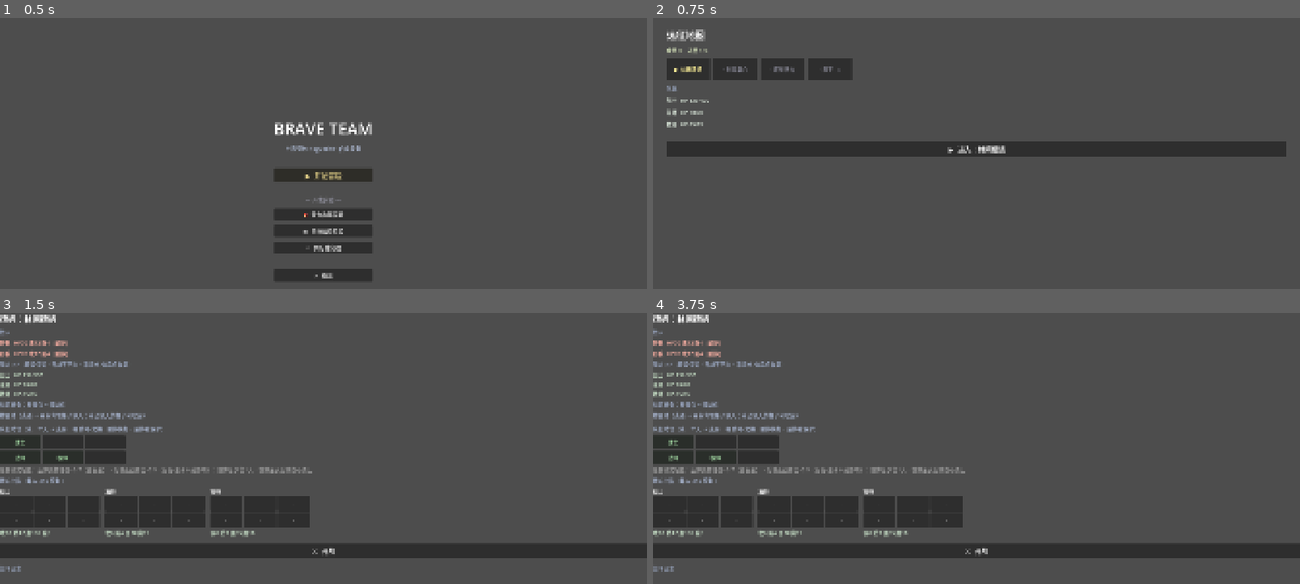
Above: before the commit, frames 1-4 (two rows, left to right).
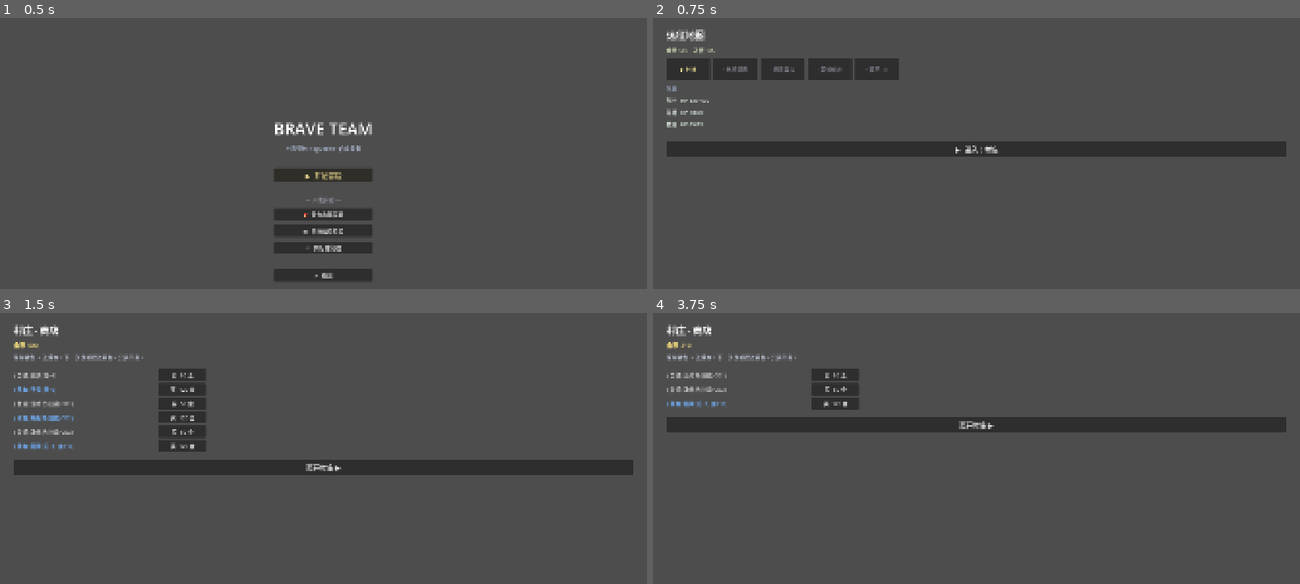
Above: after the commit, the same moments.

Repository: liyang29/Brave-Team
Game: Godot game, scene res://scenes/ui/TitleScreen.tscn
Same seed, same stepped clock (60 frames per second), same inputs: the game is played once before the commit and once after it.
Inputs (mouse positions are in pixels of both pictures, inside the frame that each line leads up to):
- Up to frame 1 (0.5 s): no input
- Up to frame 2 (0.75 s): click "▶ 开始冒险" at 0.5 s
- Up to frame 3 (1.5 s): click "▶ 进入：林间遭遇" (after the commit: "▶ 进入：村庄") at 1.25 s
- Up to frame 4 (3.75 s): click (834, 375) at 2 s, where only the run after the commit has a clickable "买 50 金"; click (834, 375) at 2.75 s, where only the run after the commit has a clickable "买 120 金"; click (834, 388) at 3.5 s, where only the run after the commit has a clickable "买 120 金"

Frame 1 is identical in both runs. In frame 2, 0.9% of the frame differs, in the area x 3-55%, y 10-50%; in frame 3, 21%, in the area x 0-100%, y 0-96%; in frame 4, 21%.

Commit message:
feat(shop): 开局村庄商店 + 起步金币500，破解空背包首战死锁
- 新增节点类型 shop：地图第0节点=村庄，RunManager 加 SHOP 状态/buy_item/leave_shop/shop_stock
- LootTable 加 rarity 定价（50/120/250）；进店按 rarity 随机上货 6 件
- 新增 Shop 场景（只买不卖）；RunMap 按节点类型路由到商店/遭遇
- 起步金币 START_GOLD=500；去掉 Encounter "必须摆装备才能开战" 限制（允许裸打）
- 测试 102/102 绿（商店进货/购买/扣钱/离开 + 定价用例）

Co-Authored-By: Claude Opus 4.8 <noreply@anthropic.com>

Diff:
--- /dev/null
+++ b/scenes/run/Shop.tscn
@@ -0,0 +1,10 @@
+[gd_scene load_steps=2 format=3]
+
+[ext_resource type="Script" path="res://scripts/ui/ShopScreen.gd" id="1"]
+
+[node name="Shop" type="Control"]
+layout_mode = 3
+anchors_preset = 15
+anchor_right = 1.0
+anchor_bottom = 1.0
+script = ExtResource("1")
--- a/scripts/autoload/RunManager.gd
+++ b/scripts/autoload/RunManager.gd
@@ -17,7 +17,10 @@
 
 const LootTable = preload("res://scripts/systems/LootTable.gd")
 
-enum State { NONE, MAP, ENCOUNTER, DRAFT, VICTORY, GAME_OVER }
+enum State { NONE, MAP, ENCOUNTER, DRAFT, SHOP, VICTORY, GAME_OVER }
+
+const START_GOLD := 500
+const SHOP_STOCK_SIZE := 6
 
 var state: int = State.NONE
 var party: Array = []        # Array[Hero]，整局复用，HP 累积
@@ -40,6 +43,8 @@
 
 # pending_draft：上一场非 boss 胜利抽出的待选战利品（item_id 数组），Draft 界面读它。
 var pending_draft: Array = []
+# shop_stock：当前商店在售物品（item_id 数组，买一件移除一件），进商店时生成。
+var shop_stock: Array = []
 
 
 # ── 跑局生命周期 ──────────────────────────────────────────────────────────────
@@ -47,10 +52,11 @@
 func start_run() -> void:
 	roster = _make_starter_roster()
 	party = roster.map(func(e): return e["hero"])   # 英雄列表视图（向后兼容）
-	owned_items = {}                                 # 空背包起手，靠战利品积累
+	owned_items = {}                                 # 空背包起手，靠商店/战利品积累
 	squad_slots = _default_formation()
 	pending_draft = []
-	gold = 0
+	shop_stock = []
+	gold = START_GOLD                                # 起步金币，开局村庄商店采购
 	depth = 0
 	nodes = _build_map()
 	last_result = null
@@ -67,9 +73,38 @@
 	return party.filter(func(h): return h.is_alive())
 
 
-## 进入当前节点的遭遇
+## 进入当前节点：村庄 → 商店；其它 → 遭遇。
 func enter_current_node() -> void:
-	_set_state(State.ENCOUNTER)
+	if current_node().get("type", "") == "shop":
+		shop_stock = LootTable.draw_draft(SHOP_STOCK_SIZE)   # 按 rarity 随机上货
+		_set_state(State.SHOP)
+	else:
+		_set_state(State.ENCOUNTER)
+
+
+## 商店购买：金币够且在售 → 扣钱、入库、下架。返回是否成功。
+func buy_item(item_id: String) -> bool:
+	if not (item_id in shop_stock):
+		return false
+	var cost: int = LootTable.price(item_id)
+	if gold < cost:
+		return false
+	gold -= cost
+	gold_changed.emit(gold)
+	shop_stock.erase(item_id)
+	owned_items[item_id] = int(owned_items.get(item_id, 0)) + 1
+	return true
+
+
+## 离开商店 → 前进到下一节点（商店不会是最后一个节点）。
+func leave_shop() -> void:
+	shop_stock = []
+	depth += 1
+	depth_changed.emit(depth)
+	if depth >= nodes.size():
+		_set_state(State.VICTORY)
+	else:
+		_set_state(State.MAP)
 
 
 ## 遭遇结束回报：
@@ -164,6 +199,7 @@
 
 func _build_map() -> Array:
 	return [
+		_node("shop", "村庄", [], 0),
 		_node("battle", "林间遭遇", [_e("野狼", 70, 12, 4, 9), _e("野狼", 70, 12, 4, 9)], 20),
 		_node("battle", "剧毒巢穴", [_e("毒虫", 55, 11, 3, 11, "back", true), _e("石卫", 120, 13, 9, 6)], 25),
 		_node("battle", "废墟伏击", [_e("强盗", 95, 15, 6, 10), _e("游侠", 70, 14, 5, 12, "back", true)], 30),
--- a/scripts/systems/LootTable.gd
+++ b/scripts/systems/LootTable.gd
@@ -17,6 +17,22 @@
 	"rare": 27,
 	"epic": 8,
 }
+
+# 商店售价（按 rarity）。
+const RARITY_PRICES: Dictionary = {
+	"common": 50,
+	"rare": 120,
+	"epic": 250,
+}
+
+
+## 物品稀有度（未知当 common）
+static func rarity_of(item_id: String) -> String:
+	return Backpack.ITEMS.get(item_id, {}).get("rarity", "common")
+
+## 物品售价（按 rarity）
+static func price(item_id: String) -> int:
+	return int(RARITY_PRICES.get(rarity_of(item_id), RARITY_PRICES["common"]))
 
 
 ## 按 rarity 权重抽 count 件不重复物品，返回 item_id 数组（池不够时尽量多给）。
--- a/scripts/ui/Encounter.gd
+++ b/scripts/ui/Encounter.gd
@@ -95,9 +95,7 @@
 
 
 func _on_fight() -> void:
-	if not _prep.any_item_placed():
-		_result_label.text = "[color=red]先给队伍摆点装备再开战。[/color]"
-		return
+	# 允许裸打（不强制摆装备）；仅保留"前排至少留 1 人"的世界树规则
 	if not _prep.has_front_row():
 		_result_label.text = "[color=red]前排至少留 1 人（不能全员躲后排）。[/color]"
 		return
--- a/scripts/ui/RunMap.gd
+++ b/scripts/ui/RunMap.gd
@@ -6,6 +6,7 @@
 # ─────────────────────────────────────────────────────────────────────────────
 
 const SCENE_ENCOUNTER := "res://scenes/run/Encounter.tscn"
+const SCENE_SHOP := "res://scenes/run/Shop.tscn"
 const SCENE_TITLE := "res://scenes/ui/TitleScreen.tscn"
 
 func _ready() -> void:
@@ -76,7 +77,9 @@
 	enter.add_theme_font_size_override("font_size", 20)
 	enter.pressed.connect(func():
 		RunManager.enter_current_node()
-		get_tree().change_scene_to_file(SCENE_ENCOUNTER))
+		# 村庄 → 商店；其它 → 遭遇
+		var next := SCENE_SHOP if node.get("type") == "shop" else SCENE_ENCOUNTER
+		get_tree().change_scene_to_file(next))
 	root.add_child(enter)
 
 
--- /dev/null
+++ b/scripts/ui/ShopScreen.gd
@@ -0,0 +1,107 @@
+extends Control
+
+# ─────────────────────────────────────────────────────────────────────────────
+# ShopScreen — 村庄商店（只买不卖）
+# 读 RunManager.shop_stock（进店时按 rarity 随机上的 6 件）→ 花金币买进库存 →
+# 离开 → RunManager.leave_shop 前进到下一节点。
+# ─────────────────────────────────────────────────────────────────────────────
+
+const SCENE_MAP := "res://scenes/run/RunMap.tscn"
+const Backpack = preload("res://scripts/experiments/BackpackModel.gd")
+const LootTable = preload("res://scripts/systems/LootTable.gd")
+
+const RARITY_ZH := { "common": "普通", "rare": "稀有", "epic": "史诗" }
+const RARITY_COLOR := {
+	"common": Color(0.8, 0.8, 0.8),
+	"rare": Color(0.45, 0.7, 1.0),
+	"epic": Color(0.85, 0.55, 1.0),
+}
+
+var _gold_label: Label
+var _stock_box: VBoxContainer
+
+
+func _ready() -> void:
+	var root := VBoxContainer.new()
+	root.set_anchors_preset(Control.PRESET_FULL_RECT)
+	root.add_theme_constant_override("separation", 10)
+	root.offset_left = 40; root.offset_top = 30; root.offset_right = -40; root.offset_bottom = -30
+	add_child(root)
+
+	var title := Label.new()
+	title.text = "村庄 · 商店"
+	title.add_theme_font_size_override("font_size", 28)
+	root.add_child(title)
+
+	_gold_label = Label.new()
+	_gold_label.add_theme_font_size_override("font_size", 18)
+	_gold_label.modulate = Color(1.0, 0.9, 0.5)
+	root.add_child(_gold_label)
+
+	var hint := Label.new()
+	hint.text = "采购装备 → 进库存，下一关战前摆进背包。只买不卖。"
+	hint.modulate = Color(0.75, 0.78, 0.85)
+	root.add_child(hint)
+
+	root.add_child(HSeparator.new())
+
+	_stock_box = VBoxContainer.new()
+	_stock_box.add_theme_constant_override("separation", 6)
+	root.add_child(_stock_box)
+
+	root.add_child(HSeparator.new())
+
+	var leave := Button.new()
+	leave.text = "离开村庄 ▶"
+	leave.custom_minimum_size = Vector2(200, 44)
+	leave.add_theme_font_size_override("font_size", 20)
+	leave.pressed.connect(func():
+		RunManager.leave_shop()
+		get_tree().change_scene_to_file(SCENE_MAP))
+	root.add_child(leave)
+
+	_refresh()
+
+
+func _refresh() -> void:
+	_gold_label.text = "金币 %d" % RunManager.gold
+	for c in _stock_box.get_children():
+		_stock_box.remove_child(c)
+		c.free()
+	if RunManager.shop_stock.is_empty():
+		var sold := Label.new()
+		sold.text = "（已售空）"
+		sold.modulate = Color(0.55, 0.55, 0.55)
+		_stock_box.add_child(sold)
+		return
+	for item_id in RunManager.shop_stock:
+		_stock_box.add_child(_make_row(item_id))
+
+
+func _make_row(item_id: String) -> Control:
+	var it: Dictionary = Backpack.ITEMS.get(item_id, {})
+	var rarity: String = it.get("rarity", "common")
+	var cost: int = LootTable.price(item_id)
+
+	var row := HBoxContainer.new()
+	row.add_theme_constant_override("separation", 12)
+
+	var desc := Label.new()
+	desc.custom_minimum_size = Vector2(420, 0)
+	desc.text = "【%s】%s" % [RARITY_ZH.get(rarity, rarity), Backpack.item_desc(item_id)]
+	desc.modulate = RARITY_COLOR.get(rarity, Color.WHITE)
+	row.add_child(desc)
+
+	var buy := Button.new()
+	buy.custom_minimum_size = Vector2(140, 36)
+	buy.text = "买  %d 金" % cost
+	buy.disabled = RunManager.gold < cost
+	buy.pressed.connect(_on_buy.bind(item_id))
+	row.add_child(buy)
+
+	return row
+
+
+func _on_buy(item_id: String) -> void:
+	RunManager.buy_item(item_id)
+	_refresh()
--- a/tests/test_loot_table.gd
+++ b/tests/test_loot_table.gd
@@ -29,6 +29,12 @@
 	assert_eq(huge.size(), Backpack.ITEMS.size(), "要的比池大 → 最多给满整池且不重复")
 
 
+func test_price_by_rarity() -> void:
+	assert_eq(LootTable.price("iron_sword"), 50, "普通=50")
+	assert_eq(LootTable.price("longsword"), 120, "稀有=120")
+	assert_eq(LootTable.price("crit_gem"), 250, "史诗=250")
+
+
 func test_weighting_favors_common_over_epic() -> void:
 	# 统计大量单抽，普通应明显多于史诗（概率性，给足样本 + 宽松阈值）
 	var common := 0
--- a/tests/test_run_manager.gd
+++ b/tests/test_run_manager.gd
@@ -3,9 +3,13 @@
 # RunManager（autoload）跑局状态机的最小验证。
 
 const Loadout = preload("res://scripts/systems/BackpackLoadout.gd")
+const LootTable = preload("res://scripts/systems/LootTable.gd")
 
-# 过一个节点：胜利 → 若进 DRAFT 则用 keep 完成 draft 前进（默认不留以免污染库存）
+# 过一个节点：村庄→直接离开；战斗→胜利(若进 DRAFT 则用 keep 完成 draft)前进。
 func _advance(keep: Array = []) -> void:
+	if RunManager.current_node().get("type") == "shop":
+		RunManager.leave_shop()
+		return
 	RunManager.resolve_encounter(true)
 	if RunManager.state == RunManager.State.DRAFT:
 		RunManager.finish_draft(keep)
@@ -15,10 +19,10 @@
 	RunManager.start_run()
 	assert_eq(RunManager.state, RunManager.State.MAP, "开局进入地图")
 	assert_eq(RunManager.party.size(), 3, "起手 3 人小队")
-	assert_eq(RunManager.gold, 0, "起手金币 0")
+	assert_eq(RunManager.gold, RunManager.START_GOLD, "起手金币=START_GOLD(500)")
 	assert_eq(RunManager.depth, 0, "起手在第 0 节点")
 	assert_gt(RunManager.nodes.size(), 0, "地图有节点")
-	assert_eq(RunManager.current_node().get("type"), "battle", "第一个节点是战斗")
+	assert_eq(RunManager.current_node().get("type"), "shop", "第一个节点是村庄商店")
 
 
 func test_win_advances_then_victory() -> void:
@@ -85,6 +89,7 @@
 func test_encounter_combat_path_runs() -> void:
 	# 端到端：Encounter 的战斗路径——存活名册 → build_party(钳血) → 打真实节点敌人
 	RunManager.start_run()
+	RunManager.leave_shop()   # 跳过村庄到第一场战斗
 	RunManager.roster[0]["grid"][Vector2i(0, 0)] = "iron_sword"   # 战士摆把剑
 	var alive: Array = RunManager.roster.filter(func(e): return e["hero"].is_alive())
 	var party: Party = Loadout.build_party(alive, RunManager.squad_slots, false)
@@ -97,18 +102,20 @@
 
 func test_normal_win_enters_draft() -> void:
 	RunManager.start_run()
-	RunManager.resolve_encounter(true)   # 第 0 节点是普通战斗
+	RunManager.leave_shop()              # 跳过村庄到第一场战斗（depth=1）
+	RunManager.resolve_encounter(true)
 	assert_eq(RunManager.state, RunManager.State.DRAFT, "普通胜利 → 进入 DRAFT")
 	assert_eq(RunManager.pending_draft.size(), 3, "抽出 3 件待选")
-	assert_eq(RunManager.depth, 0, "depth 在 draft 完成前不前进")
+	assert_eq(RunManager.depth, 1, "depth 在 draft 完成前不前进")
 
 func test_finish_draft_adds_kept_and_advances() -> void:
 	RunManager.start_run()
+	RunManager.leave_shop()
 	RunManager.resolve_encounter(true)
 	RunManager.finish_draft(["iron_sword", "shield"])
 	assert_eq(int(RunManager.owned_items.get("iron_sword", 0)), 1, "留下的物品进库存")
 	assert_eq(int(RunManager.owned_items.get("shield", 0)), 1, "留下的第二件进库存")
-	assert_eq(RunManager.depth, 1, "draft 完成后前进")
+	assert_eq(RunManager.depth, 2, "draft 完成后前进（村庄1→战斗后到2）")
 	assert_eq(RunManager.state, RunManager.State.MAP, "回到地图")
 	assert_true(RunManager.pending_draft.is_empty(), "pending_draft 清空")
 
@@ -120,3 +127,39 @@
 	RunManager.resolve_encounter(true)   # 击败魔王
 	assert_eq(RunManager.state, RunManager.State.VICTORY, "魔王胜 → 直接通关，不抽战利品")
 	assert_true(RunManager.pending_draft.is_empty(), "魔王不产生 draft")
+
+
+# ── 村庄商店 ──────────────────────────────────────────────────────────────────
+
+func test_enter_shop_generates_stock() -> void:
+	RunManager.start_run()
+	RunManager.enter_current_node()      # 第 0 节点是村庄
+	assert_eq(RunManager.state, RunManager.State.SHOP, "进村庄 → SHOP 状态")
+	assert_eq(RunManager.shop_stock.size(), RunManager.SHOP_STOCK_SIZE, "上货 6 件")
+
+func test_buy_item_deducts_gold_and_stocks() -> void:
+	RunManager.start_run()
+	RunManager.enter_current_node()
+	var item: String = RunManager.shop_stock[0]
+	var cost: int = LootTable.price(item)
+	var g0: int = RunManager.gold
+	assert_true(RunManager.buy_item(item), "金币够 → 买成功")
+	assert_eq(RunManager.gold, g0 - cost, "扣对应金币")
+	assert_eq(int(RunManager.owned_items.get(item, 0)), 1, "买到的进库存")
+	assert_false(item in RunManager.shop_stock, "买后下架")
+
+func test_buy_fails_without_gold() -> void:
+	RunManager.start_run()
+	RunManager.enter_current_node()
+	RunManager.gold = 0
+	var item: String = RunManager.shop_stock[0]
+	assert_false(RunManager.buy_item(item), "没钱 → 买失败")
+	assert_eq(int(RunManager.owned_items.get(item, 0)), 0, "没扣没进库存")
+
+func test_leave_shop_advances_to_first_battle() -> void:
+	RunManager.start_run()
+	RunManager.enter_current_node()
+	RunManager.leave_shop()
+	assert_eq(RunManager.depth, 1, "离开村庄 → 前进到第 1 节点")
+	assert_eq(RunManager.state, RunManager.State.MAP, "回到地图")
+	assert_eq(RunManager.current_node().get("type"), "battle", "第 1 节点是战斗")
Not shown, added: scripts/ui/ShopScreen.gd.uid
Not shown, changed: docs/PROGRESS.md
